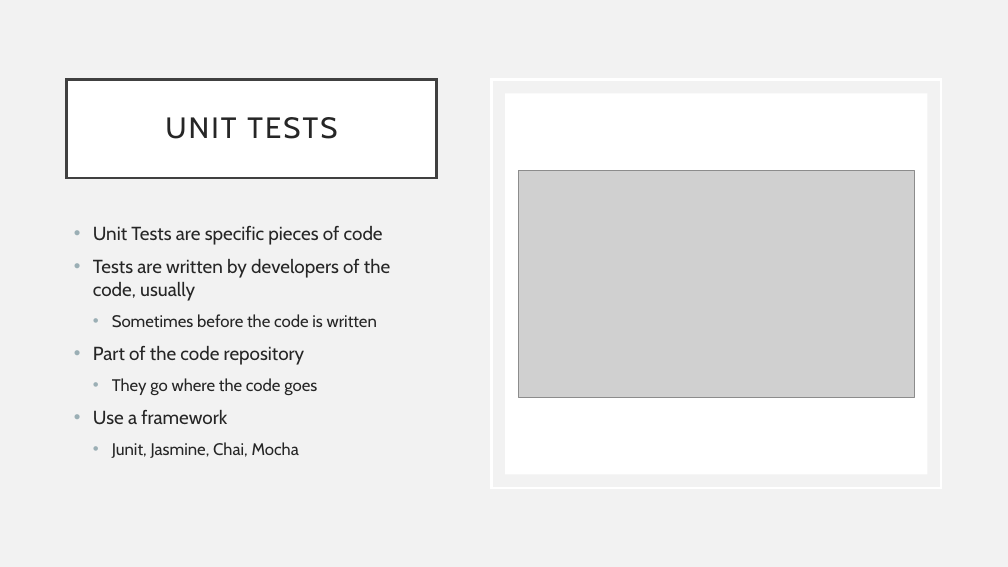
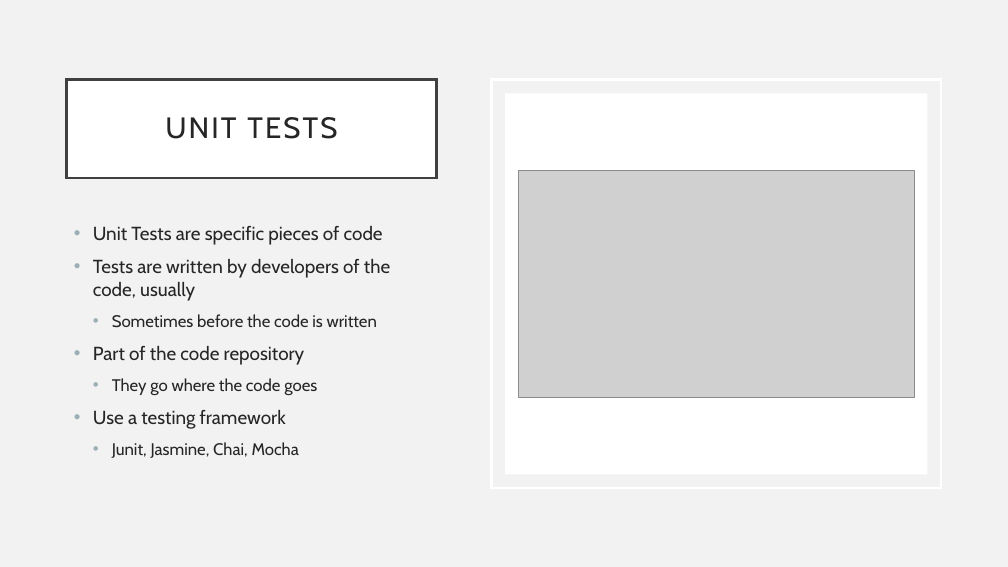
Before and after one commit to diarmuidoconnor/ewd-module-2025, a slide deck: slide 5 of topic12/talk-1/Testing-Web-APIs.pptx. Drawn at 1008x567 pixels with LibreOffice and Linux fonts; fonts in the diff are those of the drawing; grey boxes stand for pictures. Boxes give left, top, right and bottom in pixels: in the first picture for what was removed or moved away, otherwise in the second. Text is boxed around its words. In the diff, an @@ line names an element or a change of style, - is before the commit and + after.

```diff
--- a/topic12/talk-1/Testing-Web-APIs.pptx
+++ b/topic12/talk-1/Testing-Web-APIs.pptx
@@ text at [93,410,286,429]: text changed @@
-• Use a framework
+• Use a testing framework
```
Also in this commit, not shown: 2 other slides changed, 23 other files.
